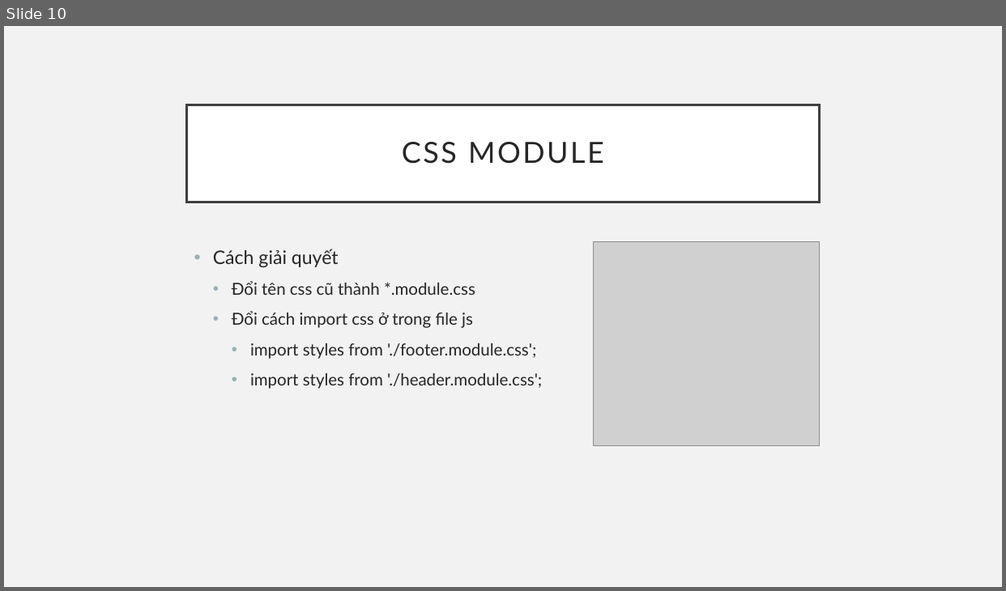
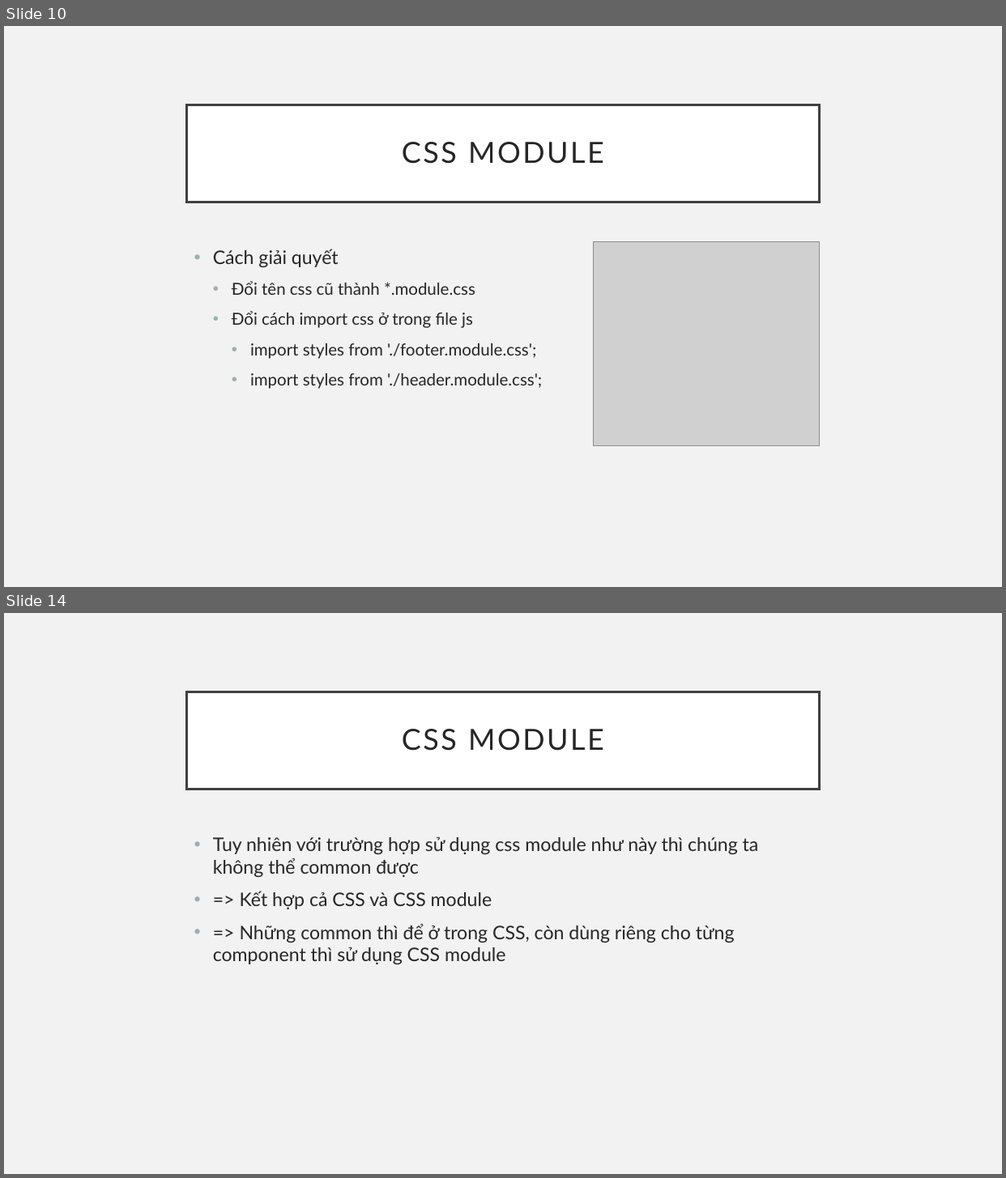
Before and after one commit to sobbingwind/React, a slide deck: 27_Use CSS.pptx. Shown one above the other, each under a label of ours: slide 10 before the commit, slides 10 and 14 after it; the slides between them are not shown. The pictures are 1006x591 and 1006x1178 pixels, drawn with LibreOffice and Linux fonts; fonts in the diff are those of the drawing; grey boxes stand for pictures. Boxes give left, top, right and bottom in pixels: in the first picture for what was removed or moved away, otherwise in the second. Text is boxed around its words. In the diff, an @@ line names an element or a change of style, - is before the commit and + after.

```diff
--- a/27_Use CSS.pptx
+++ b/27_Use CSS.pptx
@@ slide 14 added at (4, 613, 1002, 1174), background #F2F2F2 @@
@@ title added at (187, 692, 819, 789), fill #FFFFFF, outline #404040 2.5 pt, 28 pt, text #262626 @@
+CSS MODULE
@@ text added at (213, 837, 759, 965), 18 pt, text #262626 @@
+• Tuy nhiên với trường hợp sử dụng css module như này thì chúng ta không thể common được
+• => Kết hợp cả CSS và CSS module
+• => Những common thì để ở trong CSS, còn dùng riêng cho từng component thì sử dụng CSS module
```
Also in this commit, not shown: 6 other slides added, 1 slide removed.
